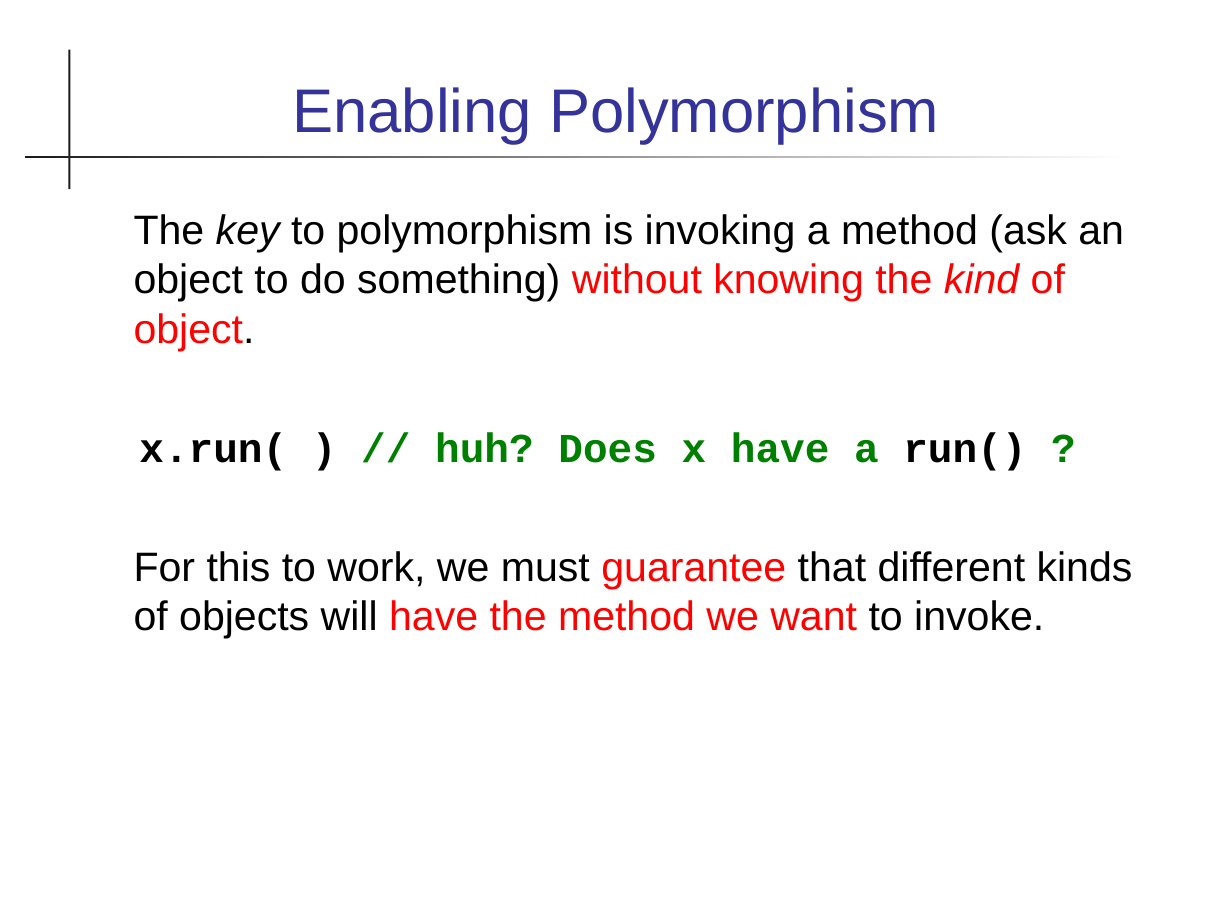
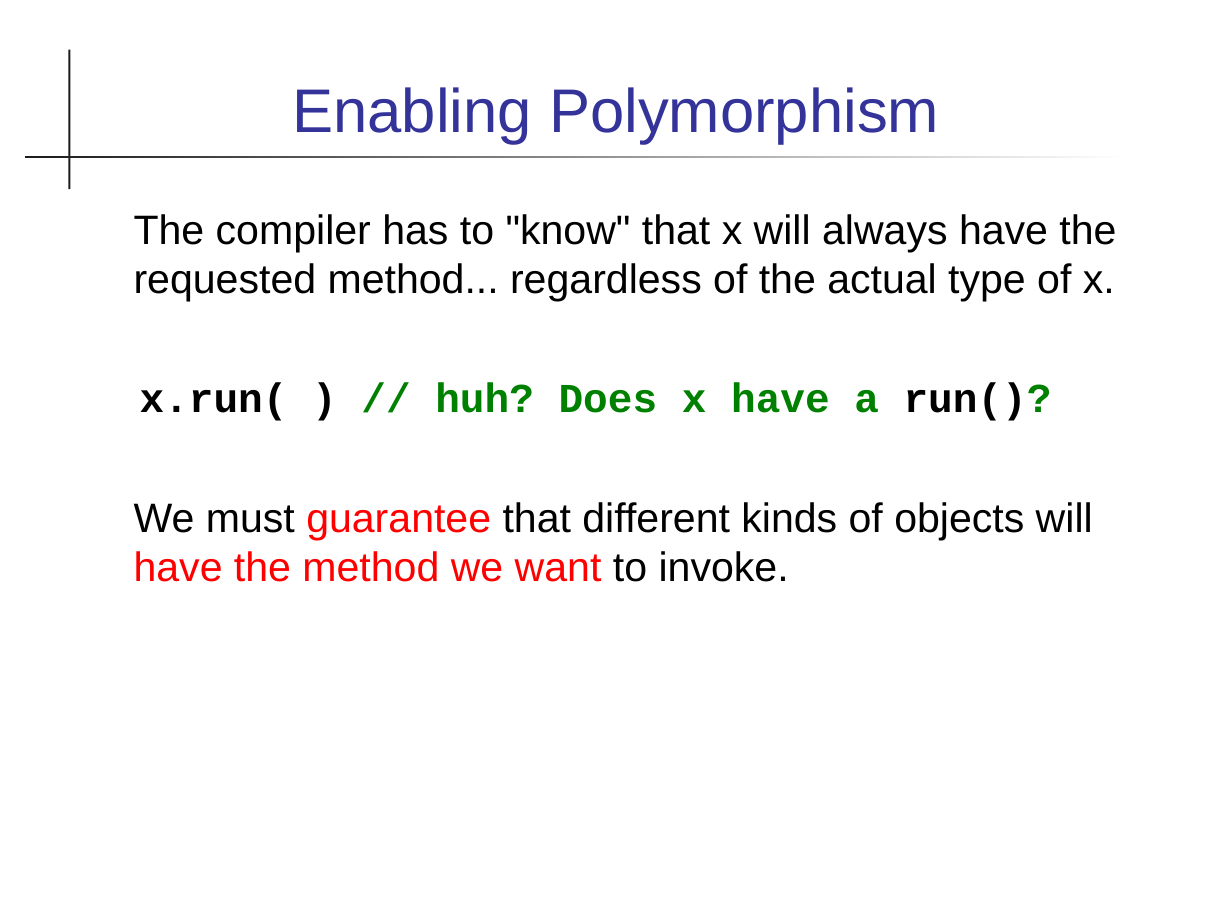
Before and after one commit to skeoop/skeoop.github.io, a slide deck: slide 6 of week2/1-Polymorphism.ppt (slide 7 before the commit). Drawn at 1232x924 pixels with LibreOffice and Linux fonts; fonts in the diff are those of the drawing. Boxes give left, top, right and bottom in pixels: in the first picture for what was removed or moved away, otherwise in the second. Text is boxed around its words. In the diff, an @@ line names an element or a change of style, - is before the commit and + after.

```diff
--- a/week2/1-Polymorphism.ppt
+++ b/week2/1-Polymorphism.ppt
@@ text at [134, 214, 1116, 582]: text changed @@
-The key to polymorphism is invoking a method (ask an object to do something) without knowing the kind of object.
-x.run( ) // huh? Does x have a run() ?
-For this to work, we must guarantee that different kinds of objects will have the method we want to invoke.
+The compiler has to "know" that x will always have the requested method... regardless of the actual type of x.
+x.run( ) // huh? Does x have a run()?
+We must guarantee that different kinds of objects will have the method we want to invoke.
```
Also in this commit, not shown: 7 other slides changed, 2 slides removed, 11 other files.
